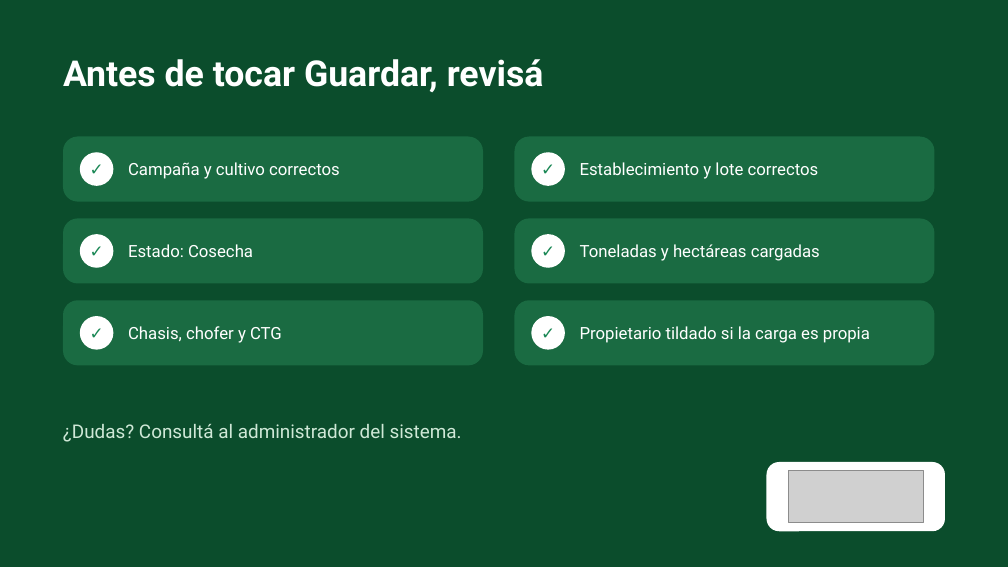
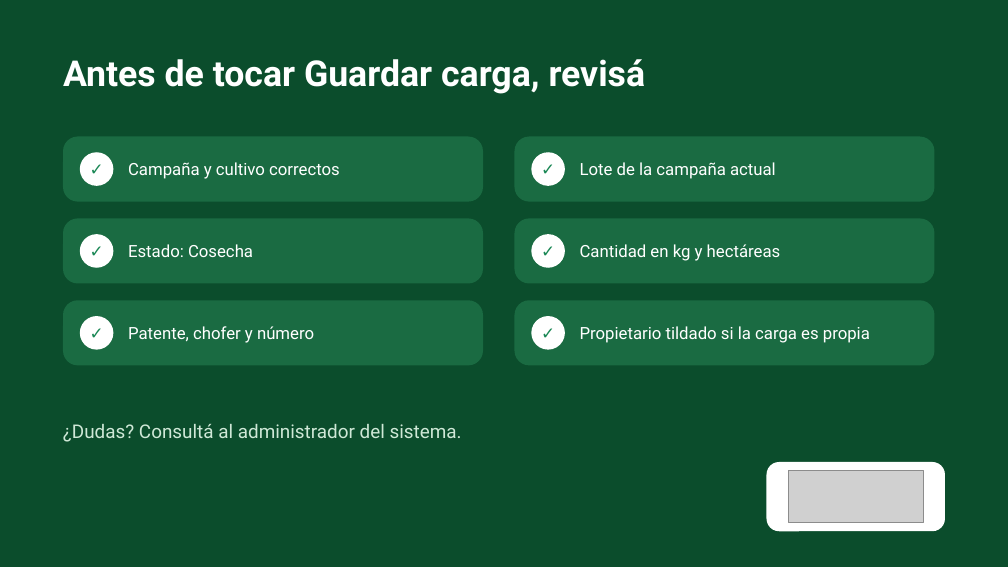
Before and after one commit to gustavogidearg1/Taguay, a slide deck: slide 11 of docs/manual/Manual Carga de Cosecha.pptx (slide 10 before the commit). Drawn at 1008x567 pixels with LibreOffice and Linux fonts; fonts in the diff are those of the drawing; grey boxes stand for pictures. Boxes give left, top, right and bottom in pixels: in the first picture for what was removed or moved away, otherwise in the second. Text is boxed around its words. In the diff, an @@ line names an element or a change of style, - is before the commit and + after.

```diff
--- a/docs/manual/Manual Carga de Cosecha.pptx
+++ b/docs/manual/Manual Carga de Cosecha.pptx
@@ text at (x1=63, y1=59, x2=646, y2=94): text changed @@
-Antes de tocar Guardar, revisá
+Antes de tocar Guardar carga, revisá
@@ text at (x1=580, y1=162, x2=776, y2=179): text changed @@
-Establecimiento y lote correctos
+Lote de la campaña actual
@@ text at (x1=580, y1=244, x2=781, y2=261): text changed @@
-Toneladas y hectáreas cargadas
+Cantidad en kg y hectáreas
@@ text at (x1=128, y1=326, x2=314, y2=343): text changed @@
-Chasis, chofer y CTG
+Patente, chofer y número
```
Also in this commit, not shown: 9 other slides changed, 1 slide added, 10 other files.
